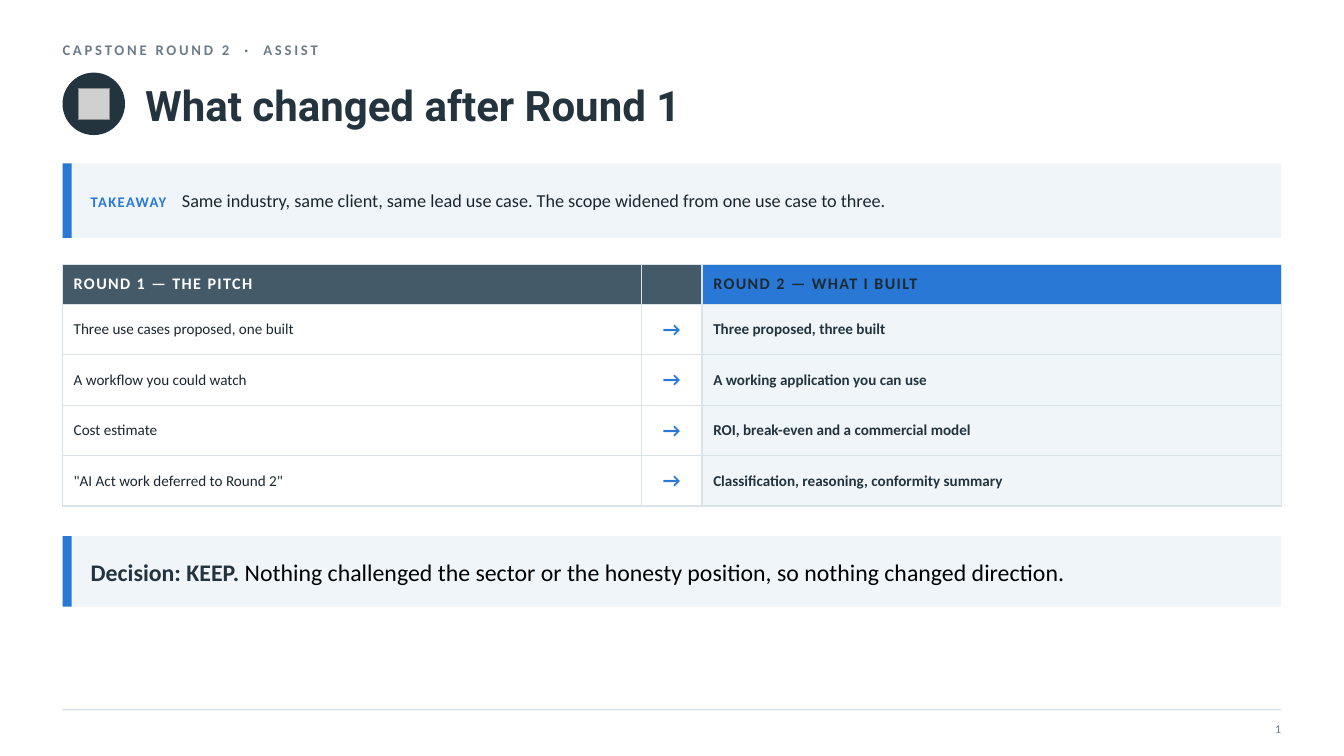
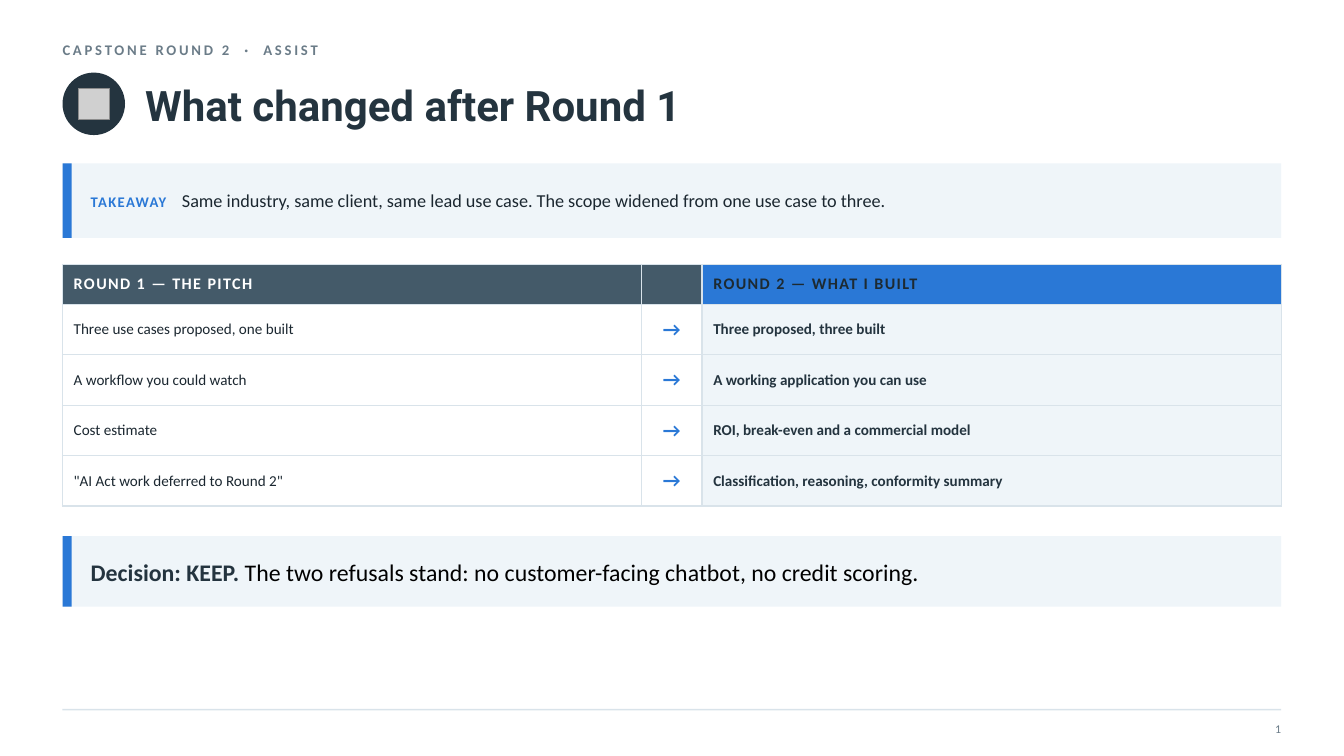
Before and after one commit to nyelugo/PROJECT-Capstone-AI-Consulting, a slide deck: slide 2 of presentation.pptx. Drawn at 1344x756 pixels with LibreOffice and Linux fonts; fonts in the diff are those of the drawing; grey boxes stand for pictures. Boxes give left, top, right and bottom in pixels: in the first picture for what was removed or moved away, otherwise in the second. Text is boxed around its words. In the diff, an @@ line names an element or a change of style, - is before the commit and + after.

```diff
--- a/presentation.pptx
+++ b/presentation.pptx
@@ text at [91, 564, 918, 585]: text changed @@
-Decision: KEEP. Nothing challenged the sector or the honesty position, so nothing changed direction.
+Decision: KEEP. The two refusals stand: no customer-facing chatbot, no credit scoring.
```
Also in this commit, not shown: 2 other slides changed, 1 other file.
